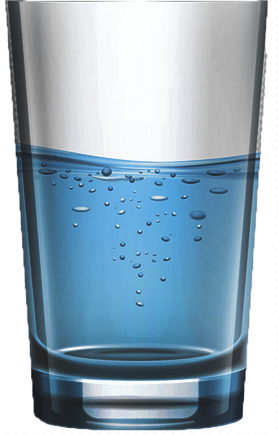
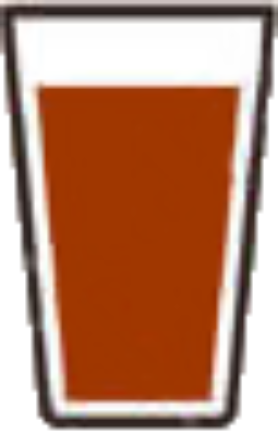
Layered file, before and after one edit (278 × 434). Changes by layer:
added layer "cola_full" above "Слой 5" over [0, 0, 278, 431]
hid "Слой 5" over [0, 0, 278, 434]
